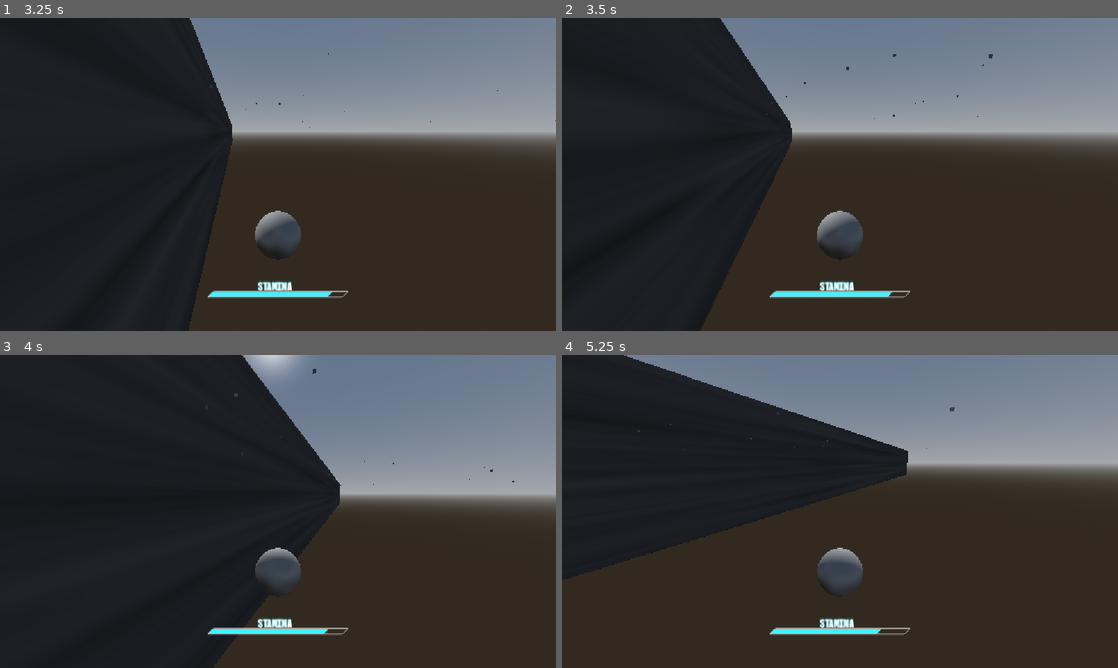
Above: before the commit, frames 1-4 (two rows, left to right).
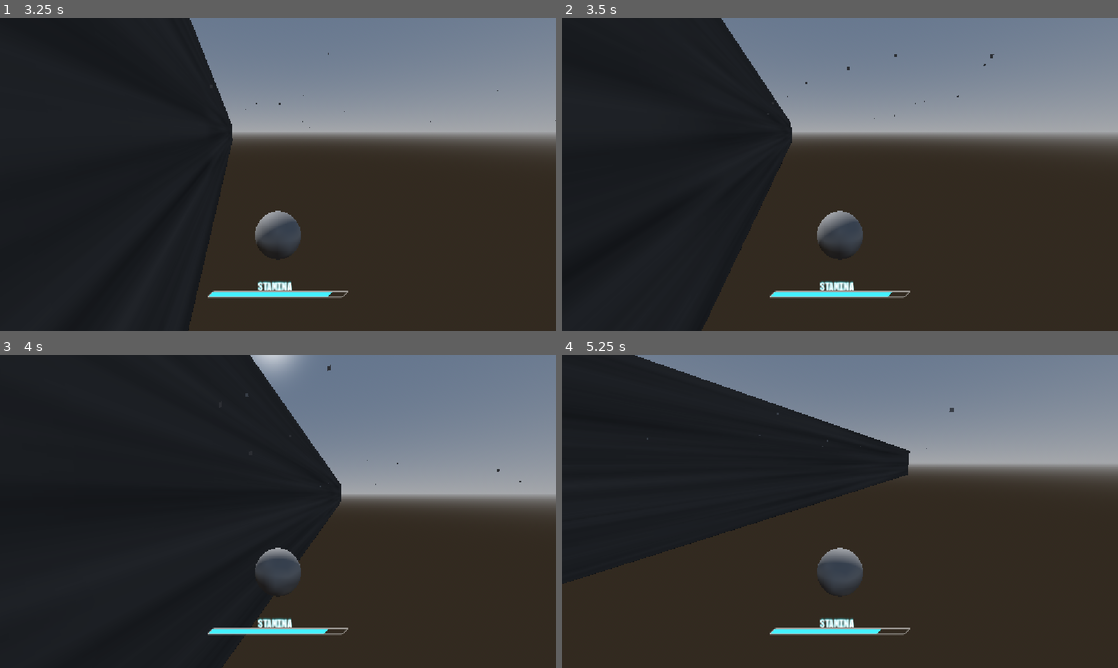
Above: after the commit, the same moments.

Repository: PortalGolem/havenIE2026GameJam
Game: Godot game, scene res://Scenes/Main.tscn
The game is run twice, just before and just after one commit, with the same random seed, the same clock (stepped at 60 frames per second) and the same inputs.
Inputs (mouse positions are in pixels of both pictures, inside the frame that each line leads up to):
- Up to frame 1 (3.25 s): move the mouse to (272, 180) at 0.52 s; press the mouse at (272, 180) at 0.53 s; hold W (Forward) 0.53-2.78 s; tap Space (Jump) at 0.77, 1.52, 3.02 s; move the mouse to (316, 177) at 1.27 s; release the mouse at (316, 177) at 1.28 s; tap Shift (Dash) at 1.35, 2.85 s; move the mouse to (233, 171) at 2.02 s; press the mouse at (233, 171) at 2.03 s; move the mouse to (283, 174) at 2.77 s; release the mouse at (283, 174) at 2.78 s; hold A (Left) from 2.78 s (still down)
- Up to frame 2 (3.5 s): keep holding A (Left)
- Up to frame 3 (4 s): move the mouse to (255, 505) at 3.52 s; release A (Left) at 3.53 s; press the mouse at (255, 505) at 3.53 s; hold W (Forward) from 3.53 s (still down); tap Space (Jump) at 3.77 s
- Up to frame 4 (5.25 s): keep holding W (Forward); move the mouse to (867, 511) at 4.27 s; release the mouse at (867, 511) at 4.28 s; tap Shift (Dash) at 4.35 s; tap Space (Jump) at 4.52 s; move the mouse to (812, 511) at 5.02 s; press the mouse at (812, 511) at 5.03 s

Frame 1 is identical in both runs. In frame 2, 0.1% of the frame differs, in the area x 24-78%, y 0-100%; in frame 3, 0.7%; in frame 4, 0.8%, in the area x 0-71%, y 0-74%.

Commit message:
fix LR controlls

Diff:
--- a/Player/PlayerController.gd
+++ b/Player/PlayerController.gd
@@ -77,13 +77,13 @@
 		elif event.is_action_released("Forward"):
 			movementInput.y += 1.0
 		elif event.is_action_pressed("Left"):
+			movementInput.x += 1.0
+		elif event.is_action_released("Left"):
 			movementInput.x += -1.0
-		elif event.is_action_released("Left"):
+		elif event.is_action_pressed("Right"):
+			movementInput.x += -1.0
+		elif event.is_action_released("Right"):
 			movementInput.x += 1.0
-		elif event.is_action_pressed("Right"):
-			movementInput.x += 1.0
-		elif event.is_action_released("Right"):
-			movementInput.x += -1.0
 		elif event.is_action_pressed("Backward"):
 			movementInput.y += 1.0
 		elif event.is_action_released("Backward"):
